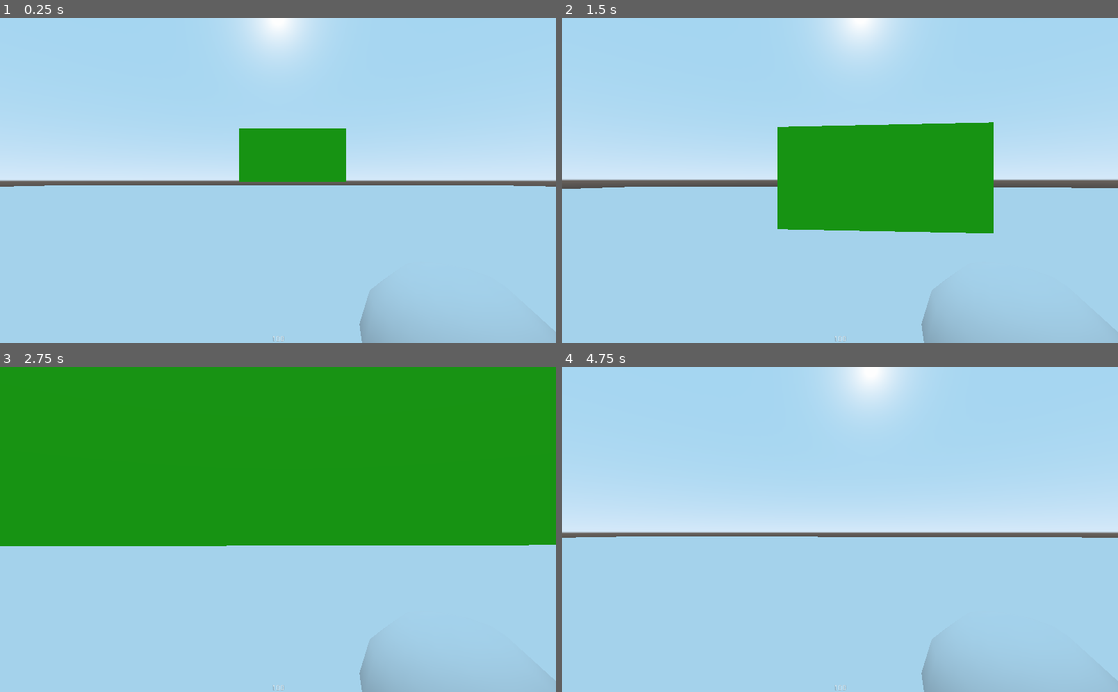
Above: before the commit, frames 1-4 (two rows, left to right).
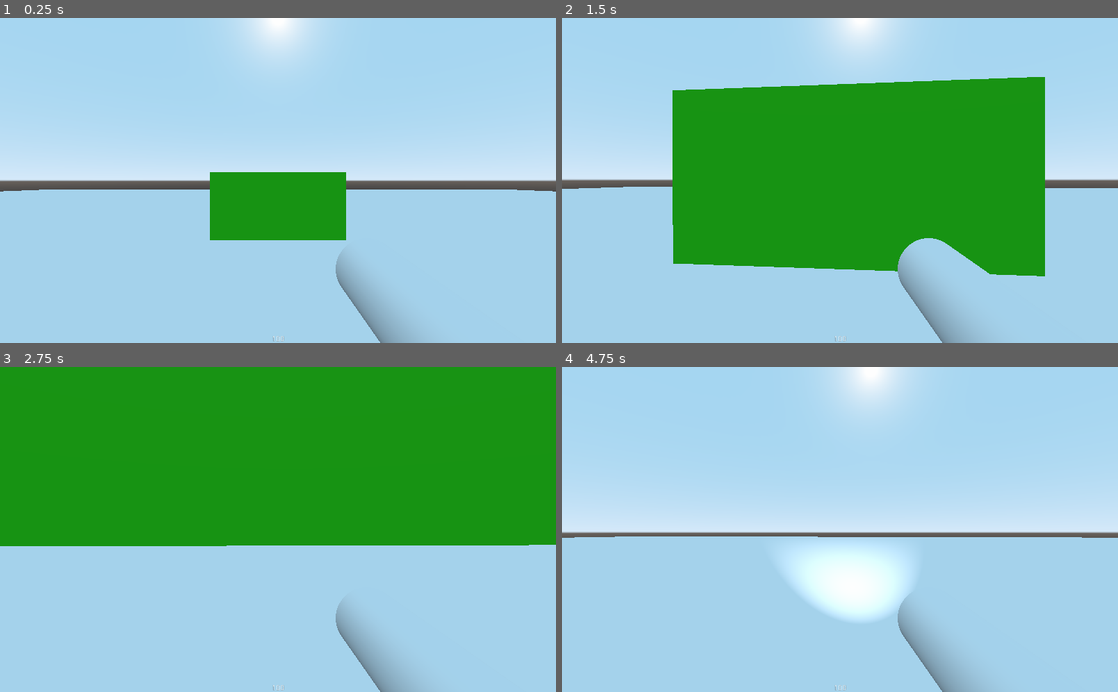
Above: after the commit, the same moments.

Repository: MetSpek/SideProject
Game: Godot game, scene res://Scenes/Test/TestWorld.tscn
The game is run twice, just before and just after one commit, with the same random seed, the same clock (stepped at 60 frames per second) and the same inputs. The project has no main scene, so this scene is started directly.
Inputs (mouse positions are in pixels of both pictures, inside the frame that each line leads up to):
- Up to frame 1 (0.25 s): no input
- Up to frame 2 (1.5 s): move the mouse to (867, 180) at 0.52 s; hold Ctrl (move_crouch) 0.53-1.28 s; hold W (move_forward) from 0.53 s (still down); tap F (interact) at 0.6 s; tap Space (move_jump) at 0.77, 1.07 s; move the mouse to (812, 180) at 1.27 s; tap Ctrl (move_crouch) at 1.35 s
- Up to frame 3 (2.75 s): keep holding W (move_forward); tap Space (move_jump) at 1.52, 1.82, 2.3 s; click (250, 529) at 1.55 s; move the mouse to (289, 523) at 2.02 s; click (289, 523) at 2.1 s
- Up to frame 4 (4.75 s): keep holding W (move_forward); tap Enter at 2.75 s; move the mouse to (834, 536) at 2.77 s; tap Space (move_jump) at 2.85, 3.02, 3.32, 3.77, 4.07, 4.52 s; tap F (interact) at 3.05, 3.6 s; move the mouse to (878, 532) at 3.52 s; hold Ctrl (move_crouch) 3.53-4.28 s; tap Mouse wheel up (inventory_next, bound only after the commit) at 4.15 s; move the mouse to (795, 526) at 4.27 s; tap Ctrl (move_crouch) at 4.35 s; click (795, 526) at 4.55 s

The runs differ from the first frame. In frame 1, 9.0% of the frame differs, in the area x 0-100%, y 33-100%; in frame 2, 25%, in the area x 3-92%, y 18-100%; in frame 3, 0.9%; in frame 4, 5.1%.

Commit message:
feat: add flashlight and drone

Diff:
--- /dev/null
+++ b/Scenes/Equipment/Drone.tscn
@@ -0,0 +1,17 @@
+[gd_scene load_steps=3 format=2]
+
+[ext_resource path="res://Scripts/Equipment/Drone.gd" type="Script" id=1]
+
+[sub_resource type="SphereShape" id=1]
+radius = 0.2
+
+[node name="Drone" type="KinematicBody"]
+collision_mask = 3
+script = ExtResource( 1 )
+
+[node name="CollisionShape" type="CollisionShape" parent="."]
+shape = SubResource( 1 )
+
+[node name="Head" type="Spatial" parent="."]
+
+[node name="Camera" type="Camera" parent="Head"]
--- /dev/null
+++ b/Scenes/Equipment/FlashLight.tscn
@@ -0,0 +1,21 @@
+[gd_scene load_steps=3 format=2]
+
+[ext_resource path="res://Scripts/Equipment/FlashLight.gd" type="Script" id=1]
+
+[sub_resource type="CylinderMesh" id=1]
+top_radius = 0.05
+bottom_radius = 0.07
+height = 0.5
+
+[node name="FlashLight" type="Spatial"]
+script = ExtResource( 1 )
+
+[node name="CSGMesh" type="CSGMesh" parent="."]
+transform = Transform( 1, 0, 0, 0, -4.37114e-08, -1, 0, 1, -4.37114e-08, 0, 0, 0 )
+mesh = SubResource( 1 )
+
+[node name="SpotLight" type="SpotLight" parent="."]
+visible = false
+light_energy = 5.0
+spot_range = 100.0
+spot_angle = 20.0
--- a/Scenes/Player/Player.tscn
+++ b/Scenes/Player/Player.tscn
@@ -1,7 +1,8 @@
-[gd_scene load_steps=4 format=2]
+[gd_scene load_steps=5 format=2]
 
 [ext_resource path="res://Scripts/Player/Player.gd" type="Script" id=1]
 [ext_resource path="res://Scenes/Player/User Interface/UI.tscn" type="PackedScene" id=2]
+[ext_resource path="res://Scripts/Player/Hand.gd" type="Script" id=3]
 
 [sub_resource type="CapsuleShape" id=1]
 radius = 0.3
@@ -38,9 +39,7 @@
 
 [node name="Hand" type="Spatial" parent="Waist/Head"]
 transform = Transform( 1, 0, 0, 0, 1, 0, 0, 0, 1, 0.2, -0.2, -0.273392 )
-
-[node name="CSGSphere" type="CSGSphere" parent="Waist/Head/Hand"]
-radius = 0.1
+script = ExtResource( 3 )
 
 [node name="SprintTimer" type="Timer" parent="."]
 wait_time = 2.0
@@ -48,7 +47,28 @@
 
 [node name="UI" parent="." instance=ExtResource( 2 )]
 
-[node name="headRayCast" type="RayCast" parent="."]
+[node name="CrouchRaycasts" type="Spatial" parent="."]
+
+[node name="headRayCastFront" type="RayCast" parent="CrouchRaycasts"]
+transform = Transform( 1, 0, 0, 0, 1, 0, 0, 0, 1, 0, 0, -0.25 )
+enabled = true
+cast_to = Vector3( 0, 1, 0 )
+collision_mask = 2
+
+[node name="headRayCastLeft" type="RayCast" parent="CrouchRaycasts"]
+transform = Transform( 1, 0, 0, 0, 1, 0, 0, 0, 1, -0.25, 0, 0 )
+enabled = true
+cast_to = Vector3( 0, 1, 0 )
+collision_mask = 2
+
+[node name="headRayCastRight" type="RayCast" parent="CrouchRaycasts"]
+transform = Transform( 1, 0, 0, 0, 1, 0, 0, 0, 1, 0.25, 0, 0 )
+enabled = true
+cast_to = Vector3( 0, 1, 0 )
+collision_mask = 2
+
+[node name="headRayCastBack" type="RayCast" parent="CrouchRaycasts"]
+transform = Transform( 1, 0, 0, 0, 1, 0, 0, 0, 1, 0, 0, 0.25 )
 enabled = true
 cast_to = Vector3( 0, 1, 0 )
 collision_mask = 2
--- a/Scenes/Test/TestWorld.tscn
+++ b/Scenes/Test/TestWorld.tscn
@@ -36,4 +36,4 @@
 shape = SubResource( 1 )
 
 [node name="Player" parent="." instance=ExtResource( 1 )]
-transform = Transform( 1, 0, 0, 0, 1, 0, 0, 0, 1, -0.272848, 1.62782, 0.954924 )
+transform = Transform( 1, 0, 0, 0, 1, 0, 0, 0, 1, 0, 2.48094, 0 )
--- /dev/null
+++ b/Scripts/Equipment/Drone.gd
@@ -0,0 +1,47 @@
+extends KinematicBody
+
+onready var head = $Head
+
+var gravity = -20
+var max_speed = 4
+var velocity = Vector3()
+export var mouseSensitivity = 0.1
+export var jumpImpulse = 6.0
+
+func _ready():
+	Input.set_mouse_mode(Input.MOUSE_MODE_CAPTURED)
+
+func _physics_process(delta):
+	velocity.y += gravity * delta
+	var desired_velocity = get_input() * max_speed
+	velocity.x = desired_velocity.x
+	velocity.z = desired_velocity.z
+	velocity = move_and_slide(velocity, Vector3.UP, true)
+
+func _input(event):
+	if event is InputEventMouseMotion and Input.get_mouse_mode() == Input.MOUSE_MODE_CAPTURED:
+		head.rotate_x(deg2rad(event.relative.y * mouseSensitivity * -1))
+		rotate_y(deg2rad(event.relative.x * mouseSensitivity * -1))
+
+		# Clamp yaw to [-89, 89] degrees so you can't flip over
+		var yaw = head.rotation_degrees.x
+		head.rotation_degrees.x = clamp(yaw, -89, 89)
+
+	#Check if the player wants to jump
+	if Input.is_action_just_pressed("move_jump"):
+		if is_on_floor():
+			velocity.y = jumpImpulse
+
+func get_input():
+	var input_dir = Vector3()
+	# desired move in camera direction
+	if Input.is_action_pressed("move_forward"):
+		input_dir += -global_transform.basis.z
+	if Input.is_action_pressed("move_backward"):
+		input_dir += global_transform.basis.z
+	if Input.is_action_pressed("move_left"):
+		input_dir += -global_transform.basis.x
+	if Input.is_action_pressed("move_right"):
+		input_dir += global_transform.basis.x
+	input_dir = input_dir.normalized()
+	return input_dir
--- /dev/null
+++ b/Scripts/Equipment/FlashLight.gd
@@ -0,0 +1,6 @@
+extends Spatial
+
+onready var light = $SpotLight
+
+func use():
+	light.visible = !light.visible
--- a/Scripts/Player/GlobalPlayerVariables.gd
+++ b/Scripts/Player/GlobalPlayerVariables.gd
@@ -1,4 +1,9 @@
 extends Node
+
+const FLESHLIGHT = preload("res://Scenes/Equipment/FlashLight.tscn")
+
 
 var sprintGauge = 100
 var soundGauge = 0
+
+var inventory = [FLESHLIGHT.instance(), FLESHLIGHT.instance()]
--- /dev/null
+++ b/Scripts/Player/Hand.gd
@@ -0,0 +1,47 @@
+extends Spatial
+
+var currentlyHolding
+var inventorySize = GlobalPlayerVariables.inventory.size()
+var inventorySpot = 0
+
+func _ready():
+	if GlobalPlayerVariables.inventory.size() > 0:
+		currentlyHolding = GlobalPlayerVariables.inventory[0]
+
+	for x in GlobalPlayerVariables.inventory:
+		add_to_hand(x)
+
+	show_right_item()
+
+func add_to_hand(item):
+	self.add_child(item)
+
+func show_right_item():
+	for x in self.get_children():
+		if x != currentlyHolding:
+			x.visible = false
+		else:
+			x.visible = true
+
+func _input(event):
+	if Input.is_action_just_pressed("item_use"):
+		if currentlyHolding.has_method("use"):
+			currentlyHolding.use()
+
+	if Input.is_action_just_pressed("inventory_next"):
+		if inventorySpot + 1 < inventorySize:
+			inventorySpot += 1
+		else:
+			inventorySpot = 0
+		switch_item()
+	elif Input.is_action_just_pressed("inventory_previous"):
+		if inventorySpot > 0:
+			inventorySpot -= 1
+		else:
+			inventorySpot = inventorySize - 1
+		switch_item()
+
+func switch_item():
+	currentlyHolding = GlobalPlayerVariables.inventory[inventorySpot]
+	show_right_item()
+	print("Now holding item: " + str(currentlyHolding.name))
--- a/Scripts/Player/Player.gd
+++ b/Scripts/Player/Player.gd
@@ -7,9 +7,13 @@
 onready var tiltTween = $Waist/TiltTween
 onready var moveTween = $Waist/MoveTween
 onready var sprintTimer = $SprintTimer
-onready var headRayCast = $headRayCast
 onready var interactRayCast = $Waist/Head/interactRayCast
 onready var interactTimer = $Waist/Head/interactRayCast/InteractTimer
+
+onready var headRayCastFront = $CrouchRaycasts/headRayCastFront
+onready var headRayCastLeft = $CrouchRaycasts/headRayCastLeft
+onready var headRayCastRight = $CrouchRaycasts/headRayCastRight
+onready var headRayCastBack = $CrouchRaycasts/headRayCastBack
 
 export var health = 100
 export var mouseSensitivity = 0.1
@@ -97,7 +101,7 @@
 		isCrouching = true
 		max_speed = crouch_speed
 		crouch_player(.5)
-	elif not Input.is_action_pressed("move_crouch") and not headRayCast.is_colliding():
+	elif not Input.is_action_pressed("move_crouch") and not headRayCastFront.is_colliding() and not headRayCastLeft.is_colliding() and not headRayCastRight.is_colliding() and not headRayCastBack.is_colliding():
 		isCrouching = false
 		max_speed = walk_speed
 		crouch_player(1)
--- a/project.godot
+++ b/project.godot
@@ -79,6 +79,21 @@
 "events": [ Object(InputEventKey,"resource_local_to_scene":false,"resource_name":"","device":0,"alt":false,"shift":false,"control":false,"meta":false,"command":false,"pressed":false,"scancode":0,"physical_scancode":70,"unicode":0,"echo":false,"script":null)
  ]
 }
+item_use={
+"deadzone": 0.5,
+"events": [ Object(InputEventMouseButton,"resource_local_to_scene":false,"resource_name":"","device":0,"alt":false,"shift":false,"control":false,"meta":false,"command":false,"button_mask":0,"position":Vector2( 0, 0 ),"global_position":Vector2( 0, 0 ),"factor":1.0,"button_index":1,"pressed":false,"doubleclick":false,"script":null)
+ ]
+}
+inventory_next={
+"deadzone": 0.5,
+"events": [ Object(InputEventMouseButton,"resource_local_to_scene":false,"resource_name":"","device":0,"alt":false,"shift":false,"control":false,"meta":false,"command":false,"button_mask":0,"position":Vector2( 0, 0 ),"global_position":Vector2( 0, 0 ),"factor":1.0,"button_index":4,"pressed":false,"doubleclick":false,"script":null)
+ ]
+}
+inventory_previous={
+"deadzone": 0.5,
+"events": [ Object(InputEventMouseButton,"resource_local_to_scene":false,"resource_name":"","device":0,"alt":false,"shift":false,"control":false,"meta":false,"command":false,"button_mask":0,"position":Vector2( 0, 0 ),"global_position":Vector2( 0, 0 ),"factor":1.0,"button_index":5,"pressed":false,"doubleclick":false,"script":null)
+ ]
+}
 
 [layer_names]
 
